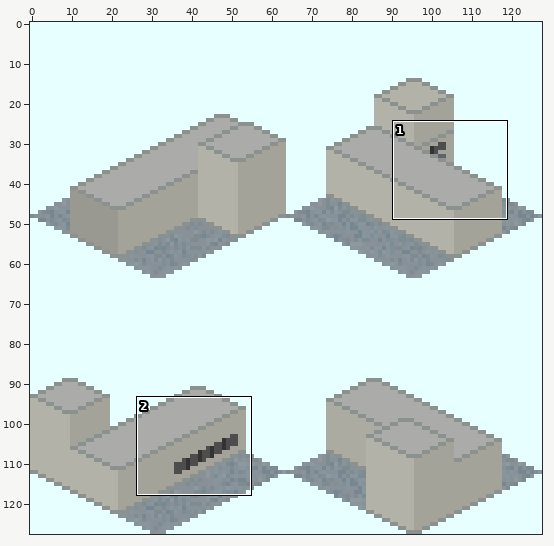
Sprite sheet -- source/png/Subway_Station_Gateway_Single_S-EV.png. Above: a wide view before the commit, with the close-up outlined.
Close-up. Old version:
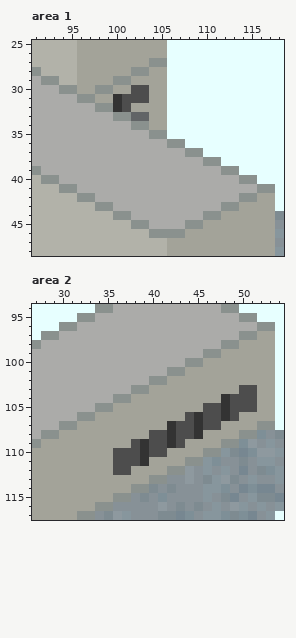
The file is 128x128 pixels. Colours within 5 levels of each other are drawn and written as one. Shown: area 1: x 91..118, y 25..48; area 2: x 27..54, y 94..117.
New version:
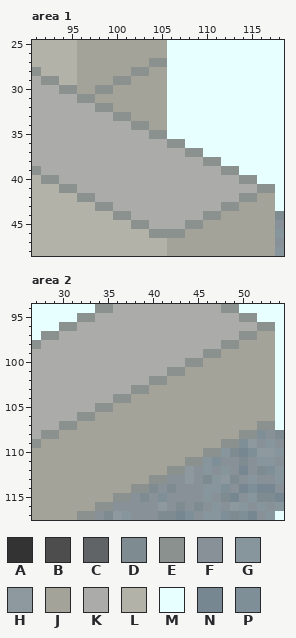
Palette (. is transparent): A #333333  B #4d4d4d  C #616466  D #7e8b91  E #8a918e  F #879197  G #87969d  H #8e999f  J #a3a399  K #ababa9  L #b2b2a9  M #e7ffff  N #778791  P #7e8f97
From old to new:
--- area 1
@@ x 98..105 @@
 29 JJEEJJJJ
-30 EEJJBBJJ
-31 JJABBBJJ
-32 EEABJJJJ
-33 KKEECCJJ
+30 EEJJJJJJ
+31 JJJJJJJJ
+32 EEJJJJJJ
+33 KKEEJJJJ
 34 KKKKEEJJ
--- area 2
@@ x 27..54 @@
 102 KKKKKKKKKKKKKEEJJJJJJJJJJJJM
-103 KKKKKKKKKKKEEJJJJJJJJJJBBJJM
-104 KKKKKKKKKEEJJJJJJJJJJABBBJJM
-105 KKKKKKKEEJJJJJJJJJJBBABBBJJM
-106 KKKKKEEJJJJJJJJJJBABBABJJJJM
-107 KKKEEJJJJJJJJJJABBABBJJJJEEM
-108 KEEJJJJJJJJJJBBABBAJJJJEEPFD
-109 EJJJJJJJJJJBABBABJJJJEEPHFGF
-110 JJJJJJJJJBBBABBJJJJEEGDNPHHG
-111 JJJJJJJJJBBBAJJJJEEGPFFDFGGF
-112 JJJJJJJJJBBJJJJEEHFGFGFNFDPG
+103 KKKKKKKKKKKEEJJJJJJJJJJJJJJM
+104 KKKKKKKKKEEJJJJJJJJJJJJJJJJM
+105 KKKKKKKEEJJJJJJJJJJJJJJJJJJM
+106 KKKKKEEJJJJJJJJJJJJJJJJJJJJM
+107 KKKEEJJJJJJJJJJJJJJJJJJJJEEM
+108 KEEJJJJJJJJJJJJJJJJJJJJEEPFD
+109 EJJJJJJJJJJJJJJJJJJJJEEPHFGF
+110 JJJJJJJJJJJJJJJJJJJEEGDNPHHG
+111 JJJJJJJJJJJJJJJJJEEGPFFDFGGF
+112 JJJJJJJJJJJJJJJEEHFGFGFNFDPG
 113 JJJJJJJJJJJJJEEFFHFDGHDFGFFG
Boxes around the changes in both close-ups, in picture pixels (x1, y1, x2, y2):
changed: (113, 85, 149, 121)
changed: (113, 385, 257, 475)
